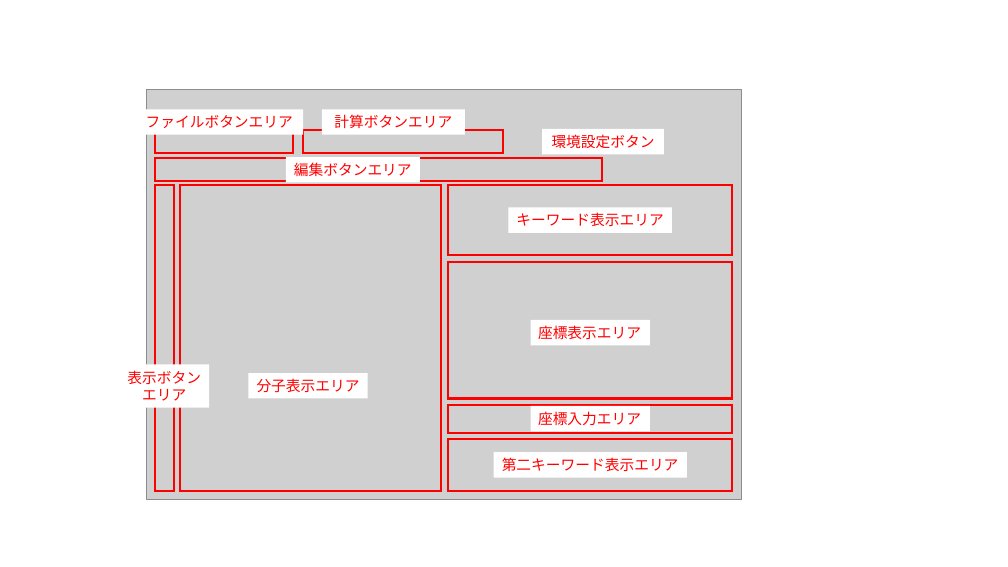
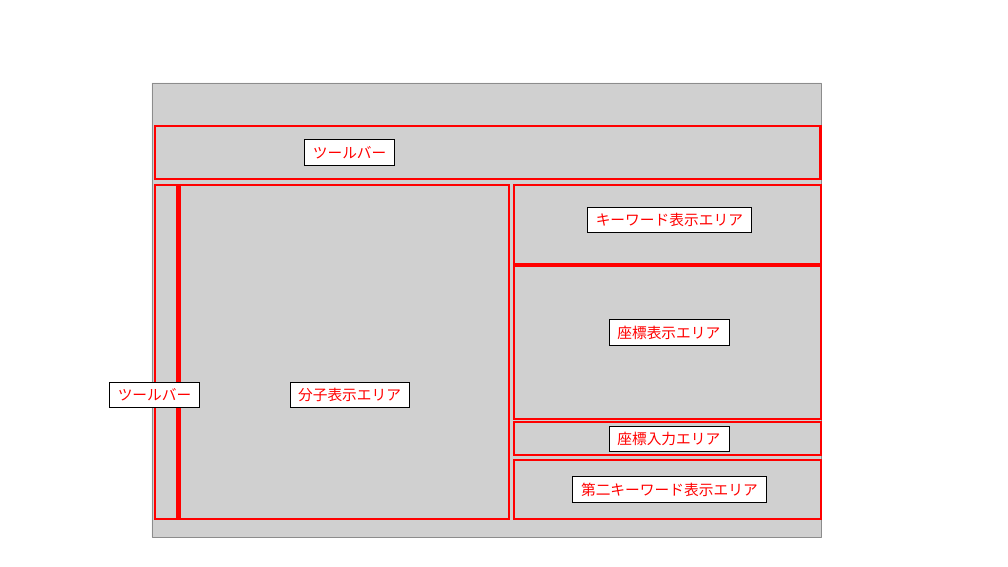
Before and after one commit to X-Ability/winmostar_doc, a slide deck: slide 3 of ppt/figures.pptx (slide 1 before the commit). Drawn at 1008x567 pixels with LibreOffice and Linux fonts; fonts in the diff are those of the drawing; grey boxes stand for pictures. Boxes give left, top, right and bottom in pixels: in the first picture for what was removed or moved away, otherwise in the second. Text is boxed around its words. In the diff, an @@ line names an element or a change of style, - is before the commit and + after.

```diff
--- a/ppt/figures.pptx
+++ b/ppt/figures.pptx
@@ picture: place and size @@
-picture at (147, 89, 741, 500)
+picture at (152, 83, 821, 538)
@@ rectangle removed at (135, 110, 303, 135) @@
-ファイルボタンエリア
@@ rectangle removed at (322, 110, 465, 135) @@
-計算ボタンエリア
@@ rectangle: place and size @@
-rectangle at (155, 159, 603, 181)
+rectangle at (155, 126, 821, 179)
@@ rectangle removed at (155, 130, 293, 153) @@
@@ rectangle removed at (303, 130, 504, 153) @@
@@ rectangle added at (305, 140, 394, 166), fill #FFFFFF, outline #000000 0.75 pt, 14 pt, text #FF0000 @@
+ツールバー
@@ rectangle removed at (542, 129, 664, 154) @@
-環境設定ボタン
@@ rectangle removed at (286, 157, 420, 183) @@
-編集ボタンエリア
@@ rectangle: place and size @@
-rectangle at (155, 185, 175, 492)
+rectangle at (155, 185, 178, 520)
@@ rectangle: place and size @@
-rectangle at (180, 185, 442, 492)
+rectangle at (180, 185, 510, 520)
@@ rectangle: place and size @@
-rectangle at (448, 185, 733, 256)
+rectangle at (514, 185, 821, 264)
@@ rectangle "キーワード表示エリア": place and size @@
-rectangle "キーワード表示エリア" at (508, 207, 672, 233)
+rectangle "キーワード表示エリア" at (588, 207, 752, 233)
@@ rectangle: place and size @@
-rectangle at (448, 262, 733, 399)
+rectangle at (514, 266, 821, 419)
@@ rectangle "座標表示エリア": place and size @@
-rectangle "座標表示エリア" at (531, 320, 650, 346)
+rectangle "座標表示エリア" at (610, 320, 730, 346)
@@ rectangle added at (110, 382, 199, 408), fill #FFFFFF, outline #000000 0.75 pt, 14 pt, text #FF0000 @@
+ツールバー
@@ rectangle removed at (119, 364, 209, 408) @@
-表示ボタン
-エリア
@@ rectangle "分子表示エリア": place and size @@
-rectangle "分子表示エリア" at (249, 373, 368, 399)
+rectangle "分子表示エリア" at (290, 382, 410, 408)
@@ rectangle: place and size @@
-rectangle at (448, 405, 733, 433)
+rectangle at (514, 423, 821, 456)
@@ rectangle "座標入力エリア": place and size @@
-rectangle "座標入力エリア" at (531, 406, 650, 432)
+rectangle "座標入力エリア" at (610, 426, 730, 452)
@@ rectangle: place and size @@
-rectangle at (448, 439, 733, 492)
+rectangle at (514, 461, 821, 520)
@@ outline none to #000000 0.75 pt in 5 elements at (290, 382, 410, 408), (610, 320, 730, 346), (588, 207, 752, 233), (610, 426, 730, 452), (573, 477, 767, 503) @@
@@ rectangle "第二キーワード表示エリア": place and size @@
-rectangle "第二キーワード表示エリア" at (494, 452, 687, 478)
+rectangle "第二キーワード表示エリア" at (573, 477, 767, 503)
```
Also in this commit, not shown: 2 slides added, 47 other files.
